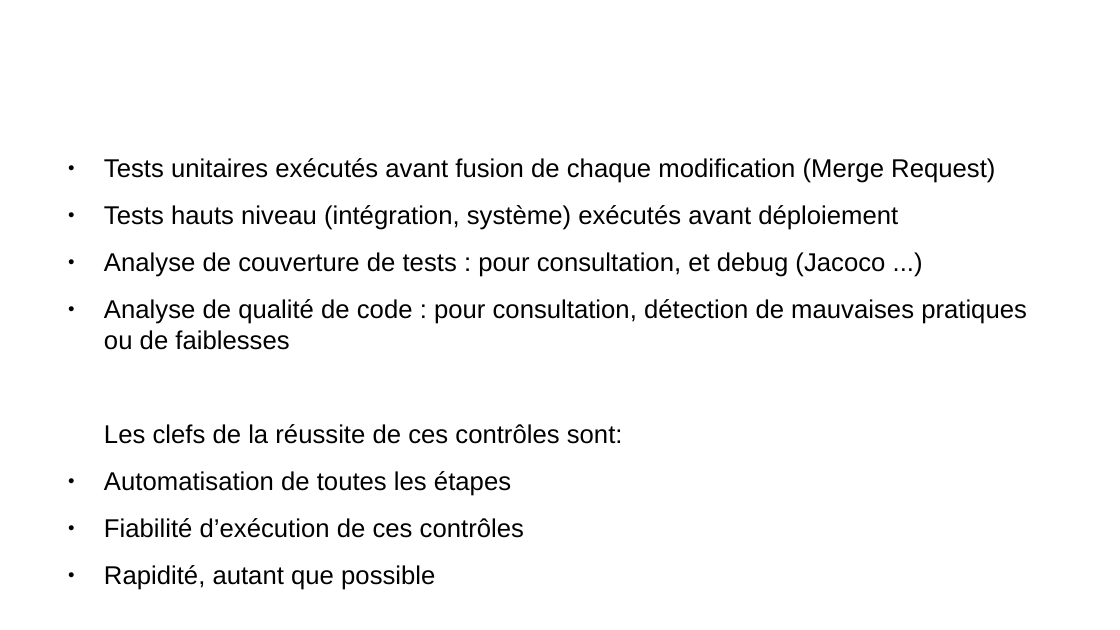
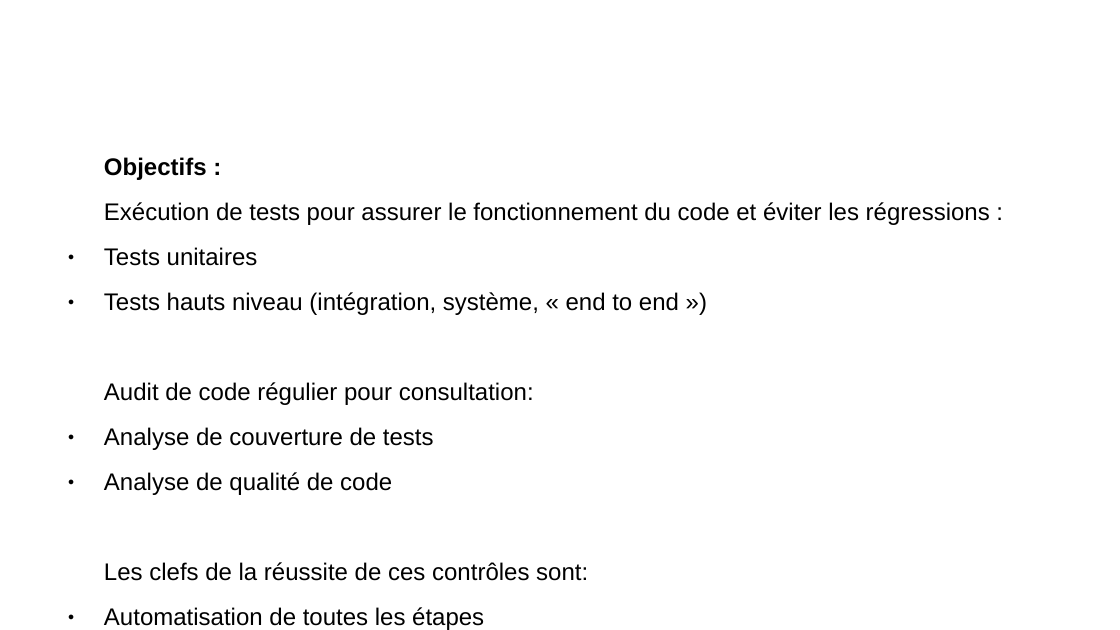
Before and after one commit to remipassmoilesel/ci-cd-plan, a slide deck: slide 17 of ci-cd-plan.odp (slide 12 before the commit). Drawn at 1120x630 pixels with LibreOffice and Linux fonts; fonts in the diff are those of the drawing; background and template pictures are left out. Boxes give left, top, right and bottom in pixels: in the first picture for what was removed or moved away, otherwise in the second. Text is boxed around its words. In the diff, an @@ line names an element or a change of style, - is before the commit and + after.

```diff
--- a/ci-cd-plan.odp
+++ b/ci-cd-plan.odp
@@ text at (104,157,990,495): text changed; size 18.2 to 17 pt @@
-● Tests unitaires exécutés avant fusion de chaque modification (Merge Request)
-● Tests hauts niveau (intégration, système) exécutés avant déploiement
-● Analyse de couverture de tests : pour consultation, et debug (Jacoco ...)
-● Analyse de qualité de code : pour consultation, détection de mauvaises pratiques ou de faiblesses
+Objectifs :
+Exécution de tests pour assurer le fonctionnement du code et éviter les régressions :
+● Tests unitaires
+● Tests hauts niveau (intégration, système, « end to end »)
+Audit de code régulier pour consultation:
+● Analyse de couverture de tests
+● Analyse de qualité de code
@@ text at (104,562,588,630): size 18.2 to 17 pt in "Les clefs de la réussite de ces ...", "Automatisation de toutes les étapes", "Fiabilité d’exécution de ces contrôles", "Rapidité, autant que possible" @@
```
Also in this commit, not shown: 9 other slides changed, 8 slides added, 3 slides removed.
